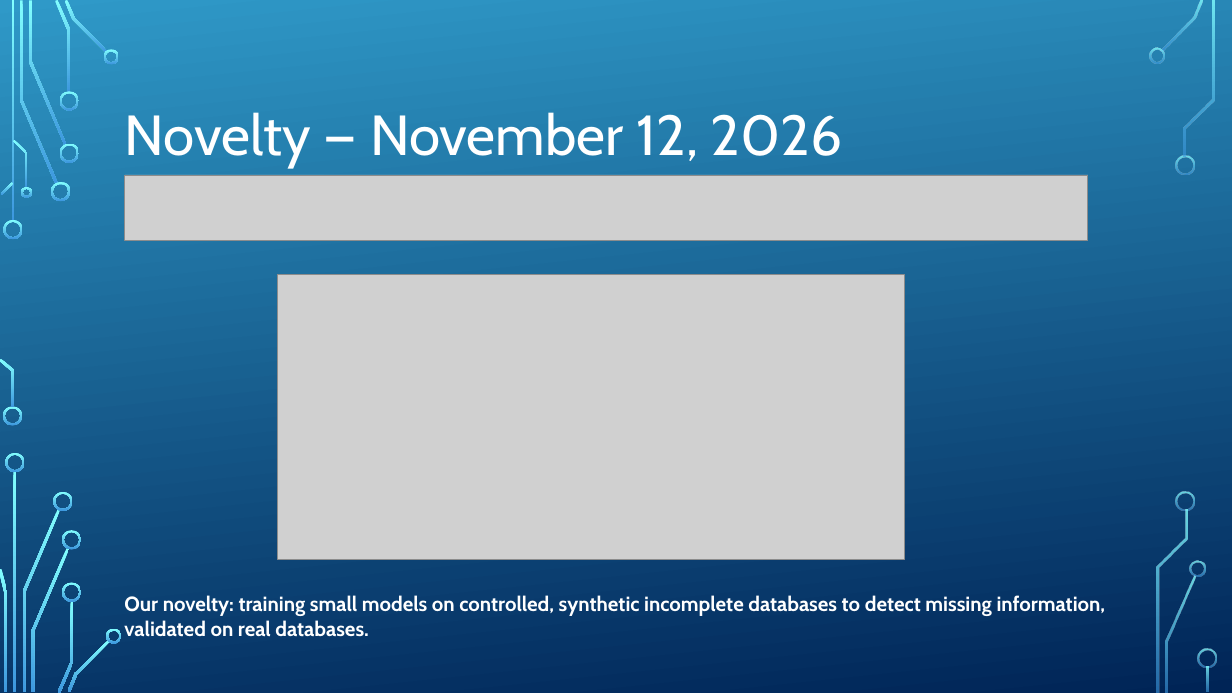
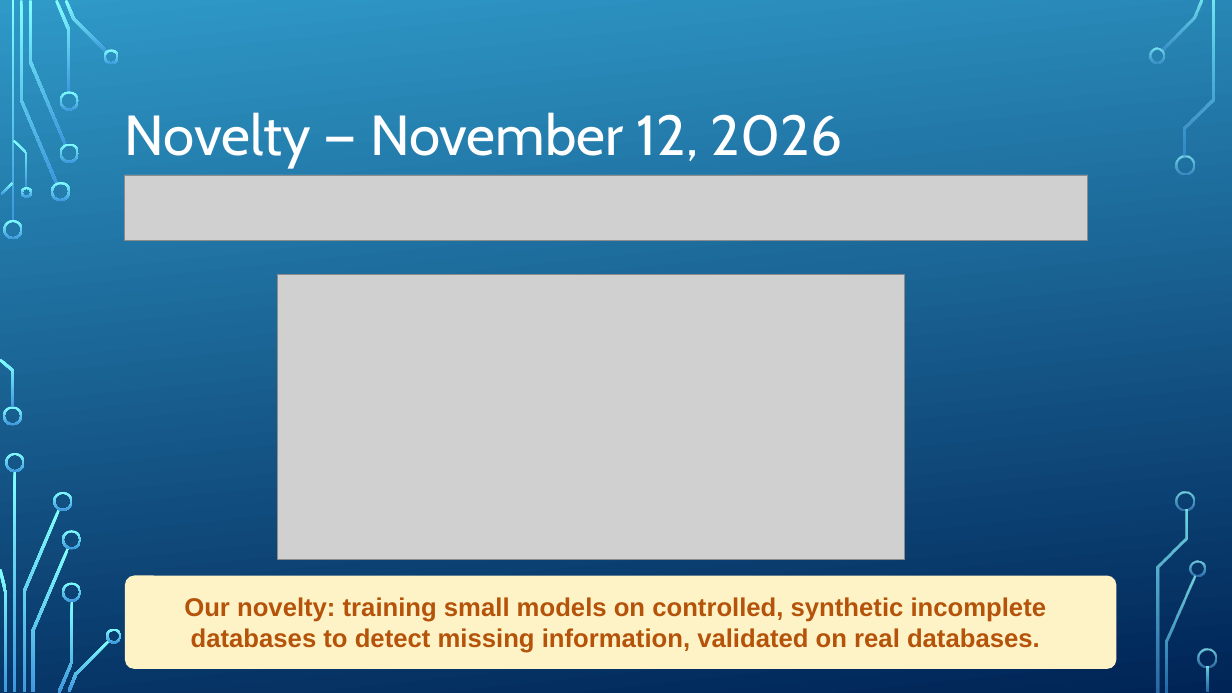
Before and after one commit to ofirbuch-minervaxr/information-sufficiency-unfamiliar-databases, a slide deck: slide 6 of Slides/Information Sufficiency in Unfamiliar Databases.pptx (slide 5 before the commit). Drawn at 1232x693 pixels with LibreOffice and Linux fonts; fonts in the diff are those of the drawing; grey boxes stand for pictures; background and template pictures are left out. Boxes give left, top, right and bottom in pixels: in the first picture for what was removed or moved away, otherwise in the second. Text is boxed around its words. In the diff, an @@ line names an element or a change of style, - is before the commit and + after.

```diff
--- a/Slides/Information Sufficiency in Unfamiliar Databases.pptx
+++ b/Slides/Information Sufficiency in Unfamiliar Databases.pptx
@@ text "Our novelty: training small models ..." at (x1=184, y1=597, x2=1047, y2=653): size 16 to 20 pt, font Cabin to Arial, text colour #FFFFFF to #B45309; alignment left to centre @@
@@ rounded rectangle added at (x1=125, y1=576, x2=1116, y2=669), fill #FEF3C7 @@
```
Also in this commit, not shown: 6 other slides changed, 2 slides added, 1 other file.
